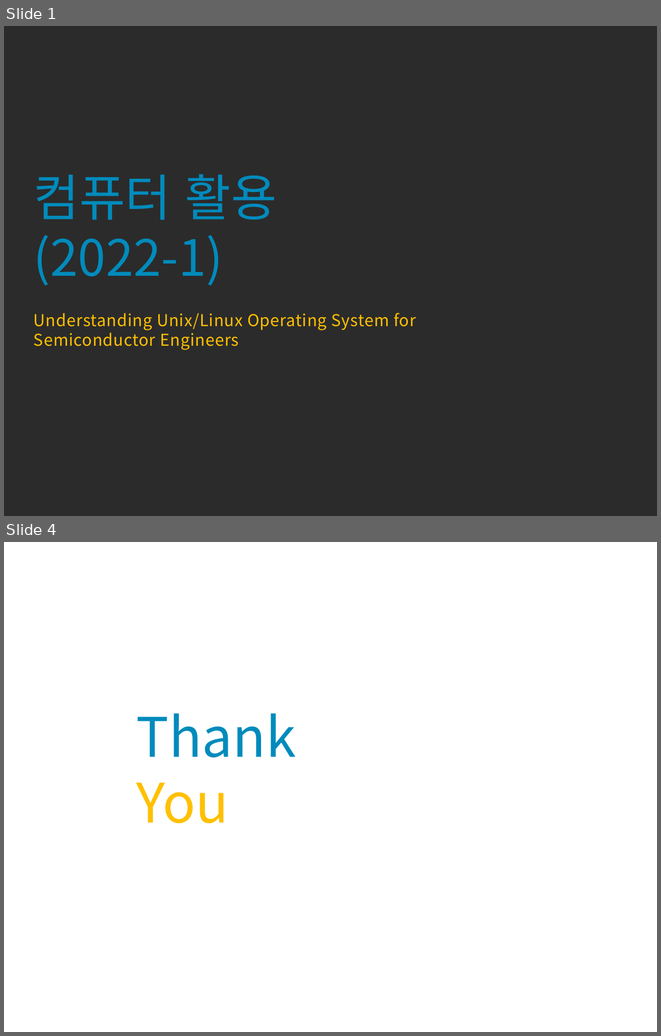
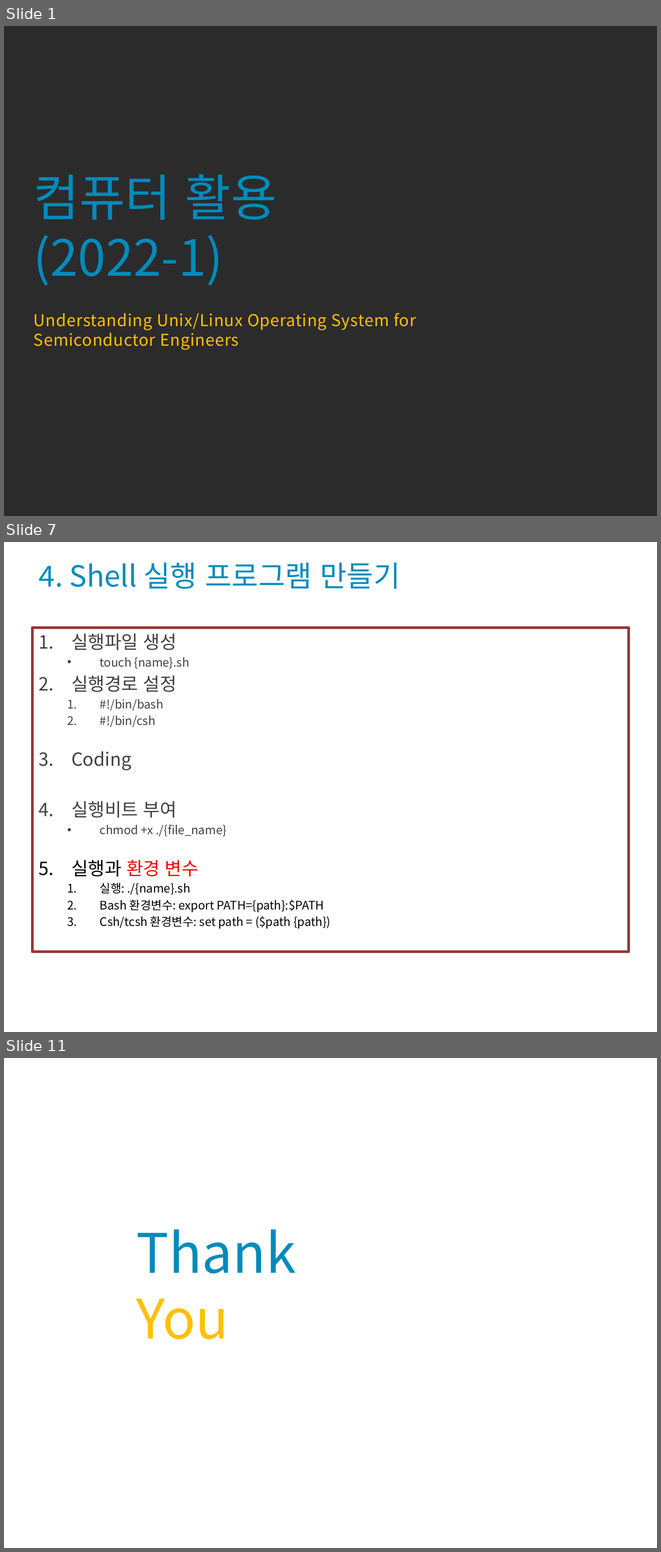
Before and after one commit to codefoolosopher/linuxedu, a slide deck: portfolio/Linux_OS_System_2022_1_s6.pptx. Shown one above the other, each under a label of ours: slides 1 and 4 before the commit, slides 1, 7 and 11 after it; the slides between them are not shown. The pictures are 661x1036 and 661x1552 pixels, drawn with LibreOffice and Linux fonts; fonts in the diff are those of the drawing; background and template pictures are left out; a plain dark background stands for a picture behind light text. Boxes give left, top, right and bottom in pixels: in the first picture for what was removed or moved away, otherwise in the second. Text is boxed around its words. In the diff, an @@ line names an element or a change of style, - is before the commit and + after.

```diff
--- a/portfolio/Linux_OS_System_2022_1_s6.pptx
+++ b/portfolio/Linux_OS_System_2022_1_s6.pptx
@@ slide 7 added at [4,542,657,1032], background picture (left out) @@
@@ title added at [39,562,400,589], 32 pt, text #008BBC @@
+4. Shell 실행 프로그램 만들기
@@ text added at [32,627,628,951], outline #953735 3 pt, 13 pt, text #000000 @@
+1. 실행파일 생성
+  • touch {name}.sh
+2. 실행경로 설정
+  1. #!/bin/bash
+  2. #!/bin/csh
+3. Coding
+4. 실행비트 부여
+  • chmod +x ./{file_name}
+5. 실행과 환경 변수
+  1. 실행: ./{name}.sh
+  2. Bash 환경변수: export PATH={path}:$PATH
+  3. Csh/tcsh 환경변수: set path = ($path {path})
@@ what was slide 4 is now slide 11 @@
```
Also in this commit, not shown: 1 slide changed, 7 other slides added, 1 slide removed, 1 other file.
